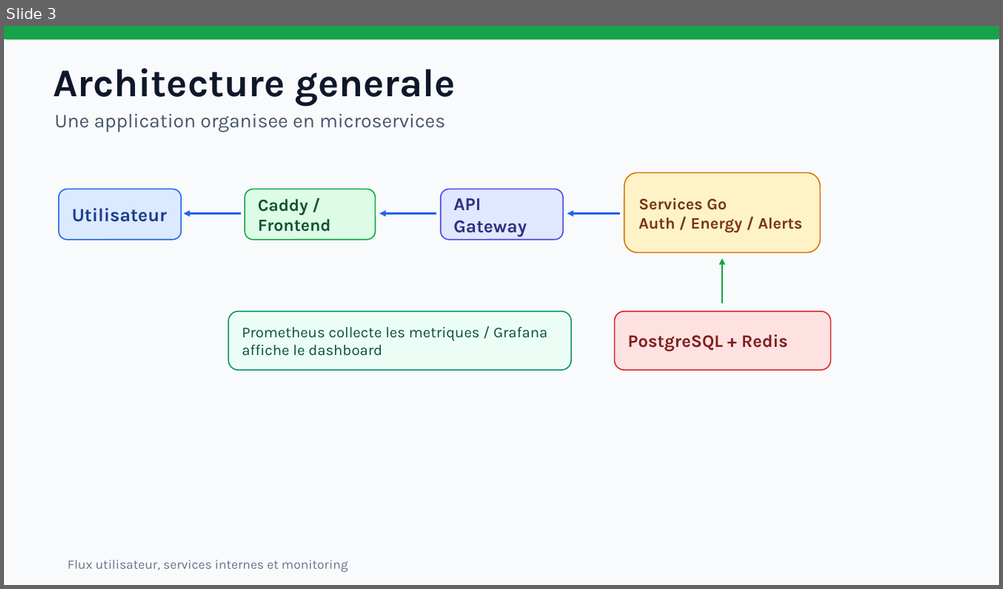
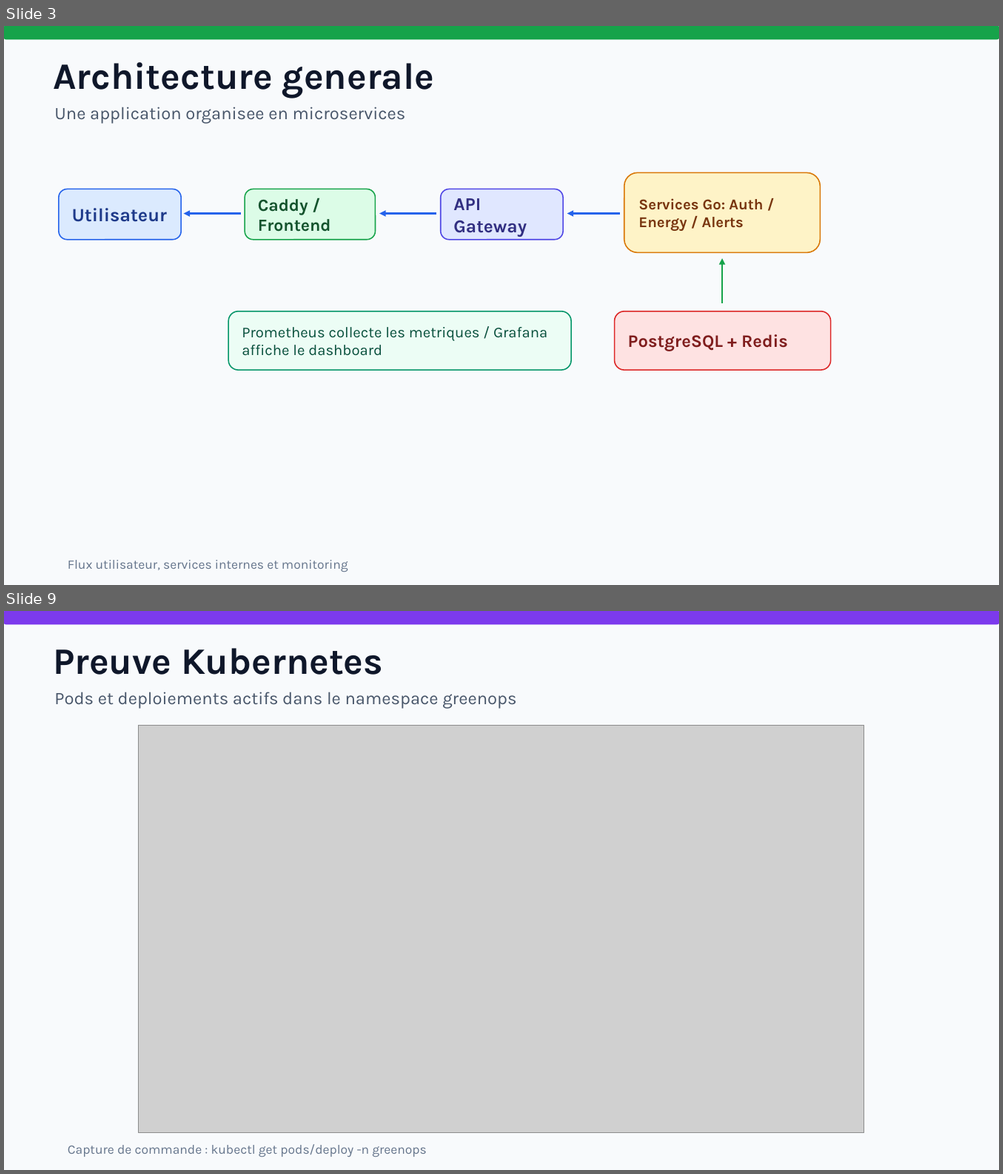
Before and after one commit to montchonabil-collab/greenops-platform, a slide deck: docs/greenops-platform-presentation.pptx. Shown one above the other, each under a label of ours: slide 3 before the commit, slides 3 and 9 after it; the slides between them are not shown. The pictures are 1003x589 and 1003x1174 pixels, drawn with LibreOffice and Linux fonts; fonts in the diff are those of the drawing; grey boxes stand for pictures. Boxes give left, top, right and bottom in pixels: in the first picture for what was removed or moved away, otherwise in the second. Text is boxed around its words. In the diff, an @@ line names an element or a change of style, - is before the commit and + after.

Commit message:
Add proof screenshots to presentation

```diff
--- a/docs/greenops-platform-presentation.pptx
+++ b/docs/greenops-platform-presentation.pptx
@@ slide 9 added at (4, 611, 999, 1170), background #F8FAFC @@
@@ rounded rectangle added at (4, 611, 999, 624), fill #7C3AED, outline #7C3AED 1.1 pt @@
@@ text added at (53, 648, 383, 675), 36 pt, text #0F172A, bold @@
+Preuve Kubernetes
@@ text added at (54, 692, 516, 709), 17 pt, text #475569 @@
+Pods et deploiements actifs dans le namespace greenops
@@ picture added at (138, 725, 864, 1133) @@
@@ text added at (68, 1145, 427, 1157), 12.5 pt, text #64748B @@
+Capture de commande : kubectl get pods/deploy -n greenops
@@ slide 3 changed as well @@
@@ text "Architecture generale": place and size @@
-text "Architecture generale" at (53, 68, 455, 105)
+text "Architecture generale" at (53, 62, 434, 99)
@@ text "Architecture generale" at (53, 62, 434, 99): size 38 to 36 pt @@
@@ text "Une application organisee en microservices": place and size @@
-text "Une application organisee en microservices" at (54, 113, 445, 133)
+text "Une application organisee en microservices" at (54, 107, 406, 124)
@@ text "Une application organisee en microservices" at (54, 107, 406, 124): size 19 to 17 pt @@
@@ text in rounded rectangle at (638, 198, 762, 231): text changed; size 15.5 to 14.5 pt @@
-Services Go
-Auth / Energy / Alerts
+Services Go: Auth / Energy / Alerts
```
Also in this commit, not shown: 8 other slides changed, 6 other slides added, 1 slide removed, 7 other files.
